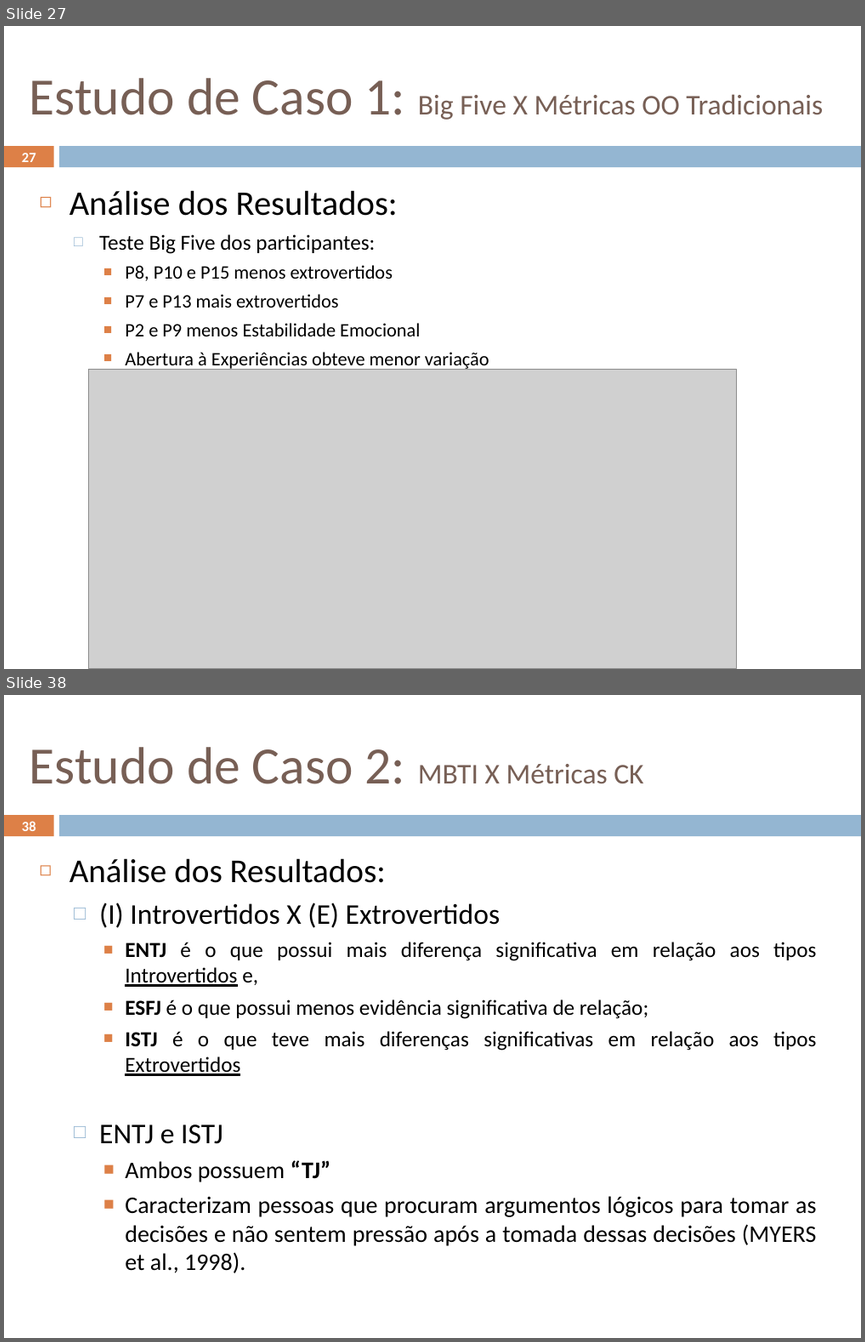
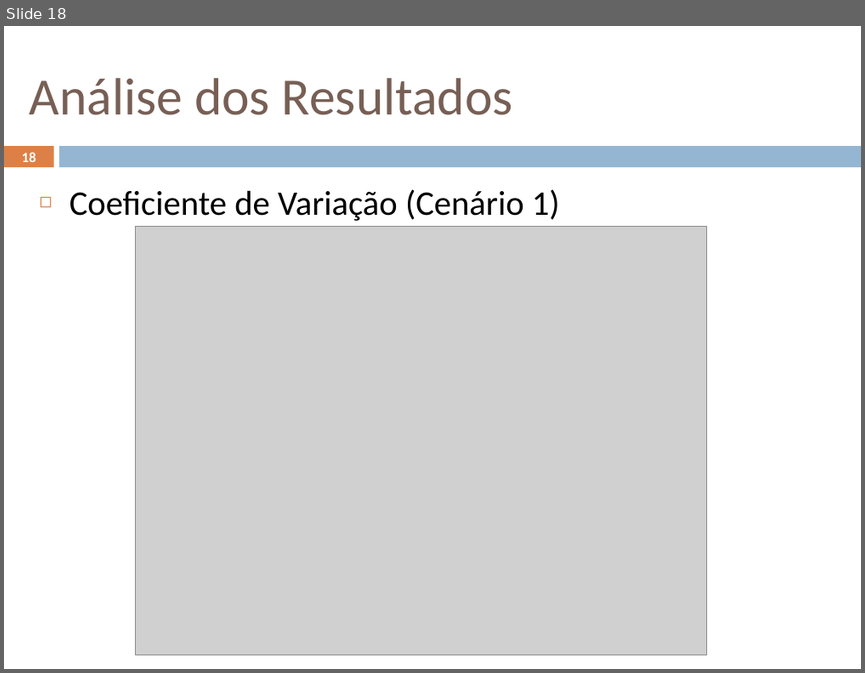
Before and after one commit to geoleite/Mestrado, a slide deck: Apresentacao/ApresentaçãoV1.pptx. Shown one above the other, each under a label of ours: slides 27 and 38 before the commit, slide 18 after it; the slides between them are not shown. The pictures are 865x1342 and 865x673 pixels, drawn with LibreOffice and Linux fonts; fonts in the diff are those of the drawing; grey boxes stand for pictures. Boxes give left, top, right and bottom in pixels: in the first picture for what was removed or moved away, otherwise in the second. Text is boxed around its words. In the diff, an @@ line names an element or a change of style, - is before the commit and + after.

```diff
--- a/Apresentacao/ApresentaçãoV1.pptx
+++ b/Apresentacao/ApresentaçãoV1.pptx
@@ slide 38 removed at <box>4,695,861,1338</box>, background #FFFFFF; not listed: 2 template elements that a slide beside it also shows @@
@@ title removed at <box>30,747,643,784</box> @@
-Estudo de Caso 2: MBTI X Métricas CK
@@ page number removed at <box>22,821,36,831</box> @@
-38
@@ text removed at <box>69,858,817,1273</box> @@
-◻ Análise dos Resultados:
-  □ (I) Introvertidos X (E) Extrovertidos
-    ■ ENTJ é o que possui mais diferença significativa em relação aos tipos Introvertidos e,
-    ■ ESFJ é o que possui menos evidência significativa de relação;
-    ■ ISTJ é o que teve mais diferenças significativas em relação aos tipos Extrovertidos
-  □ ENTJ e ISTJ
-    ■ Ambos possuem “TJ”
-    ■ Caracterizam pessoas que procuram argumentos lógicos para tomar as decisões e não sentem pressão após a tomada dessas decisões (MYERS et al., 1998).
@@ what was slide 27 is now slide 18 @@
@@ slide 18 changed as well @@
@@ title at <box>30,78,513,115</box>: text changed; size 24 to 44 pt @@
-Estudo de Caso 1: Big Five X Métricas OO Tradicionais
+Análise dos Resultados
@@ page number at <box>22,152,36,162</box>: text changed @@
-27
+18
@@ text at <box>69,189,560,221</box>: text changed; size 16 to 29 pt @@
-◻ Análise dos Resultados:
-  □ Teste Big Five dos participantes:
-    ■ P8, P10 e P15 menos extrovertidos
-    ■ P7 e P13 mais extrovertidos
-    ■ P2 e P9 menos Estabilidade Emocional
-    ■ Abertura à Experiências obteve menor variação
+◻ Coeficiente de Variação (Cenário 1)
@@ picture: place and size @@
-picture at <box>88,369,736,669</box>
+picture at <box>136,226,708,654</box>
```
Also in this commit, not shown: 8 other slides changed, 13 slides added, 28 other slides removed, 29 other files.
